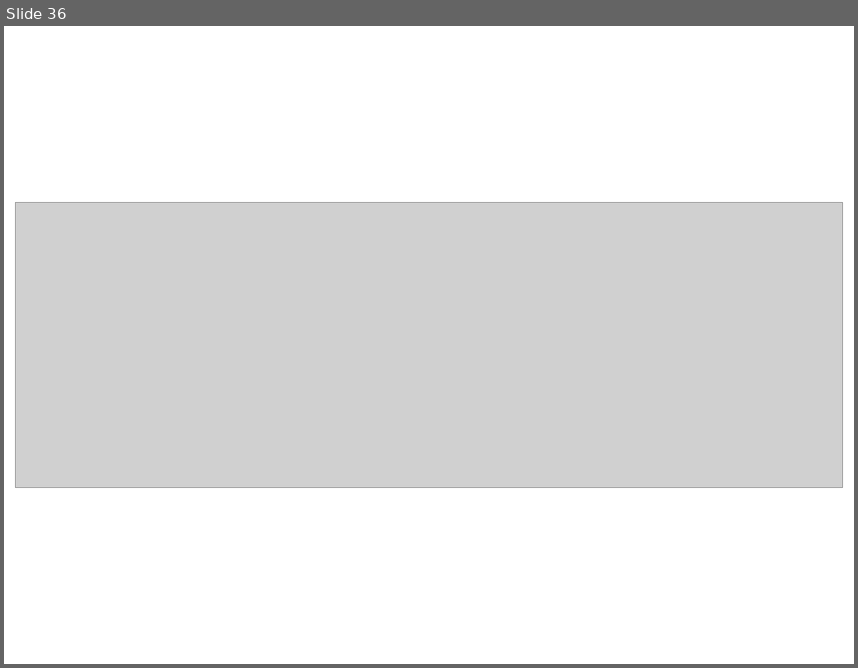
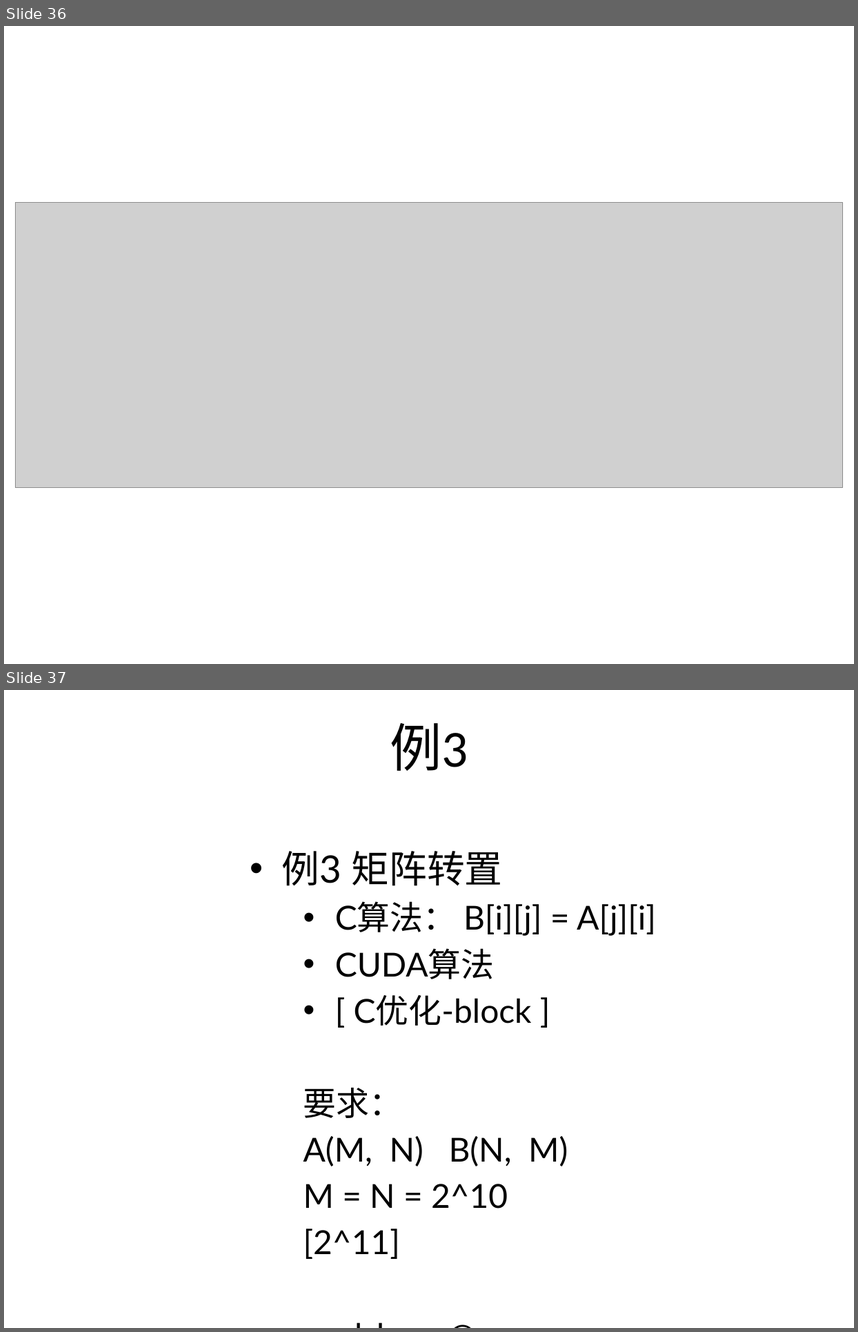
Before and after one commit to soulsheng/CUDA-Practice, a slide deck: doc/CUDA编程实训_day1_pm(20141219Liu).pptx. Shown one above the other, each under a label of ours: slide 36 before the commit, slides 36 and 37 after it. The pictures are 858x668 and 858x1332 pixels, drawn with LibreOffice and Linux fonts; fonts in the diff are those of the drawing; grey boxes stand for pictures. Boxes give left, top, right and bottom in pixels: in the first picture for what was removed or moved away, otherwise in the second. Text is boxed around its words. In the diff, an @@ line names an element or a change of style, - is before the commit and + after.

```diff
--- a/doc/CUDA编程实训_day1_pm(20141219Liu).pptx
+++ b/doc/CUDA编程实训_day1_pm(20141219Liu).pptx
@@ slide 37 added at bbox=[4, 690, 854, 1328], background #FFFFFF @@
@@ title added at bbox=[390, 723, 468, 771], 44 pt, text #000000 @@
+例3
@@ text added at bbox=[282, 851, 656, 1259], 28 pt, text #000000 @@
+• 例3 矩阵转置
+  • C算法： B[i][j] = A[j][i]
+  • CUDA算法
+  • [ C优化-block ]
+  要求：
+  A(M, N) B(N, M)
+  M = N = 2^10
+  [2^11]
+  soulsheng@qq.com
```
Also in this commit, not shown: 2 slides changed, 5 other slides added.
